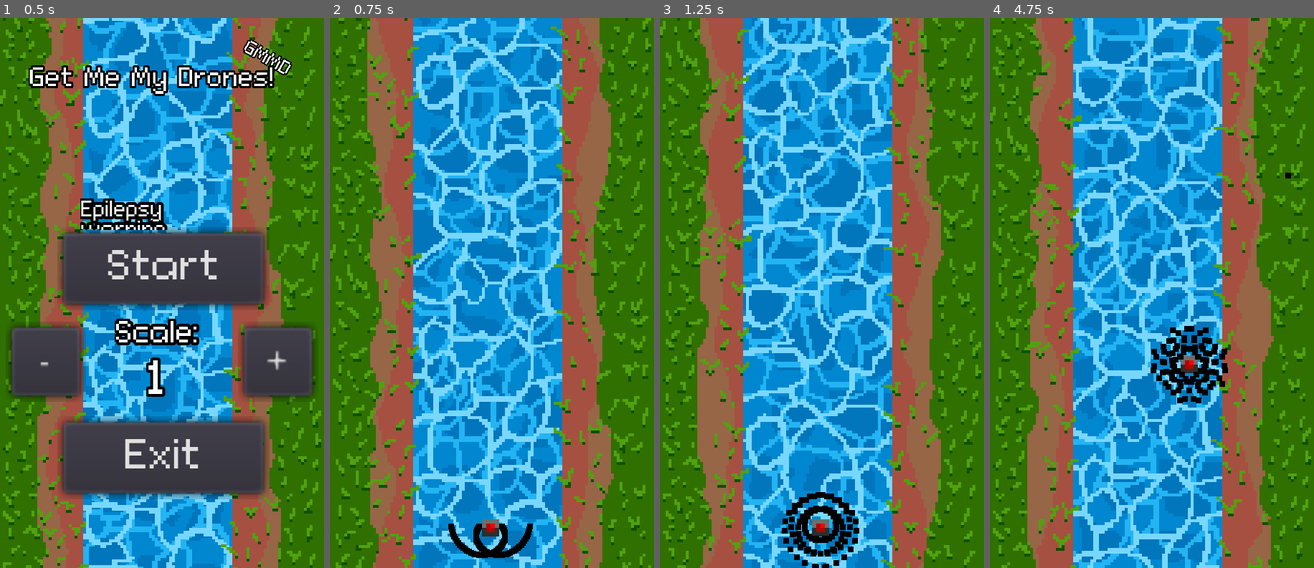
Above: before the commit, frames 1-4 (left to right).
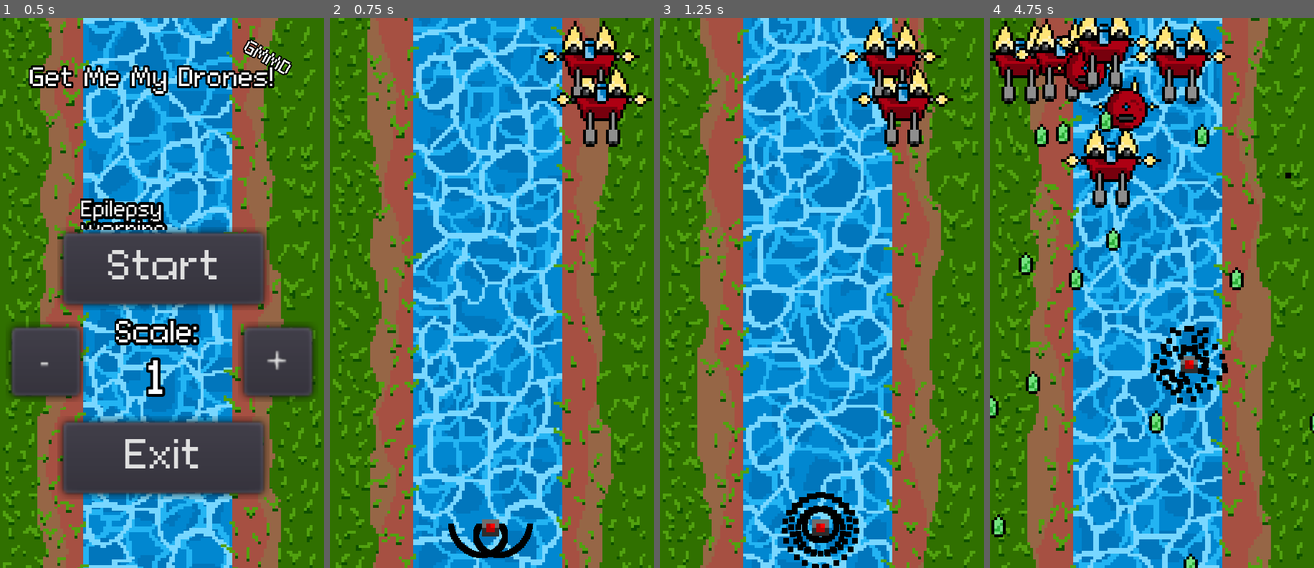
Above: after the commit, the same moments.

Repository: Fl0xy/LD44_Your_life_is_currency
Game: Godot game, scene res://scenes/start.tscn
The game is run twice, just before and just after one commit, with the same random seed, the same clock (stepped at 60 frames per second) and the same inputs.
Inputs:
- Up to frame 1 (0.5 s): no input
- Up to frame 2 (0.75 s): click "Start" at 0.5 s
- Up to frame 3 (1.25 s): no input
- Up to frame 4 (4.75 s): tap Enter (ui_accept) at 1.25, 1.52, 2.27, 3.77, 4.52 s; hold D (right) 1.28-2.03 s; tap Space (fire) every 0.75 s from 1.35 to 4.35 s; hold S (down) 2.03-2.78 s; hold D (right) 2.78-3.53 s; hold Up (ui_up) 3.53-4.28 s; hold A (left) from 4.28 s (still down)

Frame 1 is identical in both runs. In frame 2, 3.3% of the frame differs, in the area x 64-100%, y 0-24%; in frame 3, 3.3%; in frame 4, 11%, in the area x 0-100%, y 0-100%.

Commit message:
fixed the spawning issue :D yeay

Diff:
--- a/assets/enemys/rapid_fire_gun_ship.gd
+++ b/assets/enemys/rapid_fire_gun_ship.gd
@@ -19,6 +19,8 @@
 	time += delta
 	if time > time_between_shoots :
 		var instance = bullet.instance()
+		# zuerst in den baum, dann gloable werte anpassbar
+		get_parent().get_parent().add_child(instance)
 		if side == 0:
 			instance.set_global_position($projectile/spawn_left.get_global_position())
 			$muzzleflash/left.visible = true
@@ -28,7 +30,7 @@
 			$muzzleflash/right.visible = true
 			side = (side + 1) % GUN_COUNT
 		$sound.play()
-		get_parent().get_parent().add_child(instance)
+		#get_parent().get_parent().add_child(instance)
 
 		time -= time_between_shoots
 
--- a/assets/enemys/rapid_fire_gun_ship.tscn
+++ b/assets/enemys/rapid_fire_gun_ship.tscn
@@ -139,5 +139,4 @@
 [node name="CollisionShape2D3" type="CollisionShape2D" parent="Area2D"]
 position = Vector2( 9, -5 )
 shape = SubResource( 9 )
-
 [connection signal="area_entered" from="Area2D" to="ship_body" method="_on_Area2D_area_entered"]
--- a/assets/enemys/rocket.gd
+++ b/assets/enemys/rocket.gd
@@ -12,7 +12,7 @@
 
 	var tmp_turning_speed = turning_speed * delta
 	var turn_by = heading.angle_to(to_target) #distance to turn
-	print(turn_by)
+	#print(turn_by)
 	if turn_by > tmp_turning_speed :
 		turn_by = tmp_turning_speed
 	elif turn_by < -tmp_turning_speed :
--- a/assets/enemys/rocket_ship.tscn
+++ b/assets/enemys/rocket_ship.tscn
@@ -58,5 +58,4 @@
 
 [node name="CollisionShape2D" type="CollisionShape2D" parent="Area2D"]
 shape = SubResource( 3 )
-
 [connection signal="area_entered" from="Area2D" to="ship_body" method="_on_Area2D_area_entered"]
--- a/assets/enemys/rocket_ship_body.gd
+++ b/assets/enemys/rocket_ship_body.gd
@@ -19,8 +19,9 @@
 
 	instance.target_global_position = global.player.get_global_position() #gamejam temporäre lösung
 
+	get_parent().get_parent().add_child(instance) #vor dem setzten von globalen werte in den baum setzen
 	instance.set_global_position($projectile/spawn.get_global_position())
-	get_parent().get_parent().add_child(instance)
+	#get_parent().get_parent().add_child(instance)
 
 func _on_Area2D_area_entered(area):
 	if area.is_in_group("blackProjectile"):
--- a/scenes/EnemySpawner.gd
+++ b/scenes/EnemySpawner.gd
@@ -3,9 +3,14 @@
 export (Resource) var enemy_scene : Resource
 export var direction : Vector2
 
+func _ready():
+	spawn_enemy()
+
 func spawn_enemy():
 	var node = enemy_scene.instance()
-	print(node, get_global_position())
-	node.set_global_position(get_global_position())
+	#print(node, get_global_position())
+	#node.set_global_position(get_global_position())
 	node.direction = direction
 	add_child(node)
+	#node zuerst in baum einbinden dann erst is ein effektives setzen der globalen werte möglich
+	node.set_global_position(get_global_position())
--- a/scenes/henrik_test.tscn
+++ b/scenes/henrik_test.tscn
@@ -28,10 +28,13 @@
 texture = ExtResource( 3 )
 
 [node name="ProjectileSpawner" parent="." instance=ExtResource( 4 )]
+visible = false
 
 [node name="rapid_fire_gun_ship" parent="." instance=ExtResource( 5 )]
+visible = false
 
 [node name="rocket_ship" parent="." instance=ExtResource( 6 )]
+visible = false
 
 [node name="beam_sphere" parent="." instance=ExtResource( 7 )]
 visible = false
@@ -44,38 +47,47 @@
 "_edit_lock_": true
 }
 
-[node name="BeamEnemySpawner" parent="SpawnPattern" instance=ExtResource( 9 )]
-position = Vector2( 25, 78 )
-enemy_scene = ExtResource( 7 )
+[node name="GunShip" parent="SpawnPattern" instance=ExtResource( 9 )]
+position = Vector2( 25, 52 )
+enemy_scene = ExtResource( 5 )
 
 [node name="BeamEnemySpawner7" parent="SpawnPattern" instance=ExtResource( 9 )]
+visible = false
 position = Vector2( 95, 49 )
 enemy_scene = ExtResource( 7 )
 
 [node name="BeamEnemySpawner6" parent="SpawnPattern" instance=ExtResource( 9 )]
+visible = false
 position = Vector2( 49, 78 )
 enemy_scene = ExtResource( 7 )
 
 [node name="BeamEnemySpawner8" parent="SpawnPattern" instance=ExtResource( 9 )]
+visible = false
 position = Vector2( 39, 95 )
-enemy_scene = ExtResource( 5 )
+enemy_scene = ExtResource( 7 )
+direction = Vector2( 0, 0 )
 
 [node name="BeamEnemySpawner9" parent="SpawnPattern" instance=ExtResource( 9 )]
+visible = false
 position = Vector2( 108, 110 )
 enemy_scene = ExtResource( 7 )
 
 [node name="BeamEnemySpawner2" parent="SpawnPattern" instance=ExtResource( 9 )]
+visible = false
 position = Vector2( -24, 50 )
 enemy_scene = ExtResource( 7 )
 
 [node name="BeamEnemySpawner3" parent="SpawnPattern" instance=ExtResource( 9 )]
+visible = false
 position = Vector2( -24, 72 )
 enemy_scene = ExtResource( 7 )
 
 [node name="BeamEnemySpawner4" parent="SpawnPattern" instance=ExtResource( 9 )]
+visible = false
 position = Vector2( -24, 95 )
 enemy_scene = ExtResource( 7 )
 
 [node name="BeamEnemySpawner5" parent="SpawnPattern" instance=ExtResource( 9 )]
+visible = false
 position = Vector2( -24, 121 )
 enemy_scene = ExtResource( 7 )
